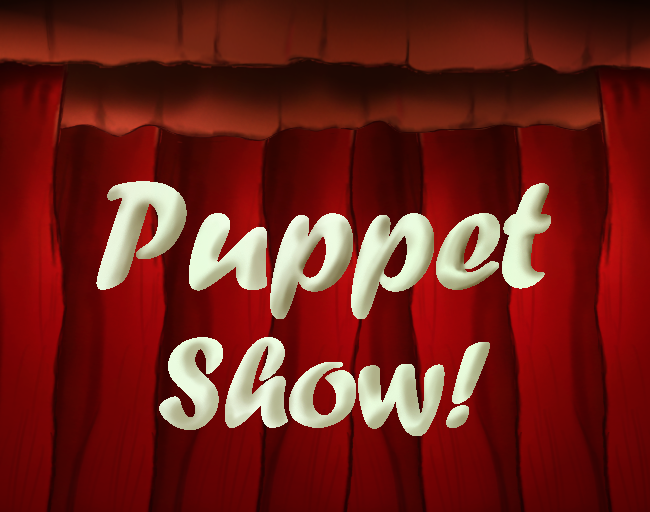
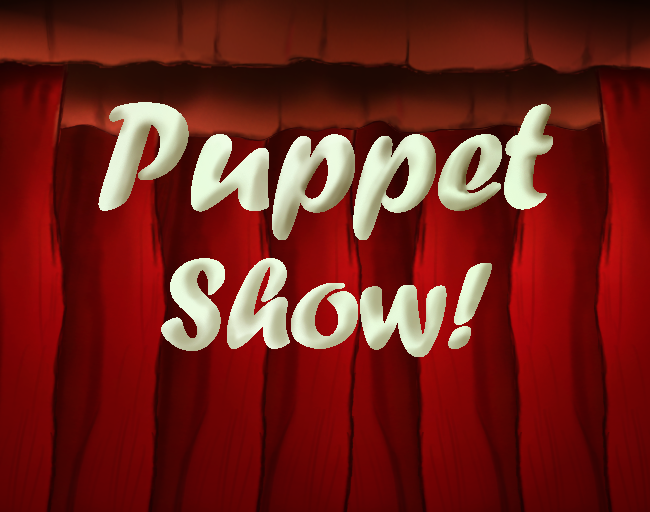
Layer changes from the first 650×512 image to the second:
painted on "Layer 2" over [96, 102, 553, 436]
